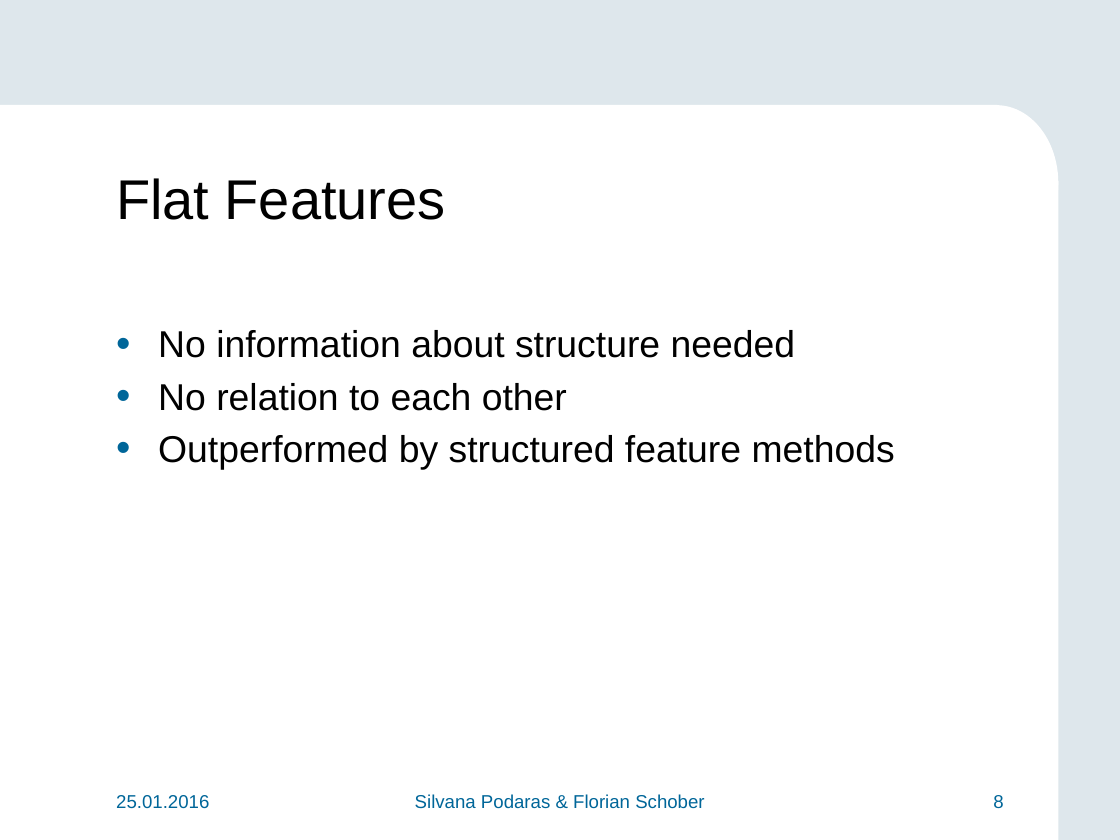
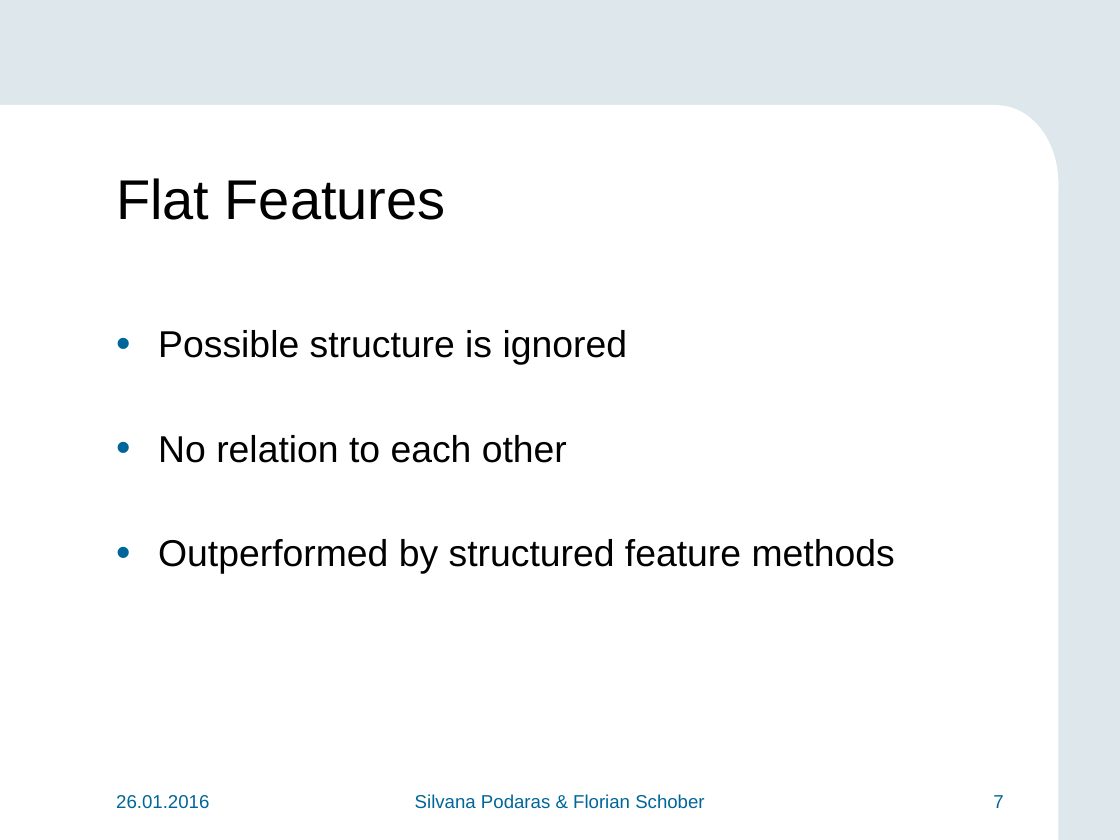
Before and after one commit to teretrus/VisSeminar, a slide deck: slide 7 of presentation/Presentation.pptx (slide 8 before the commit). Drawn at 1120x840 pixels with LibreOffice and Linux fonts; fonts in the diff are those of the drawing; background and template pictures are left out. Boxes give left, top, right and bottom in pixels: in the first picture for what was removed or moved away, otherwise in the second. Text is boxed around its words. In the diff, an @@ line names an element or a change of style, - is before the commit and + after.

```diff
--- a/presentation/Presentation.pptx
+++ b/presentation/Presentation.pptx
@@ text at [158, 330, 628, 365]: text changed @@
-• No information about structure needed
+• Possible structure is ignored
@@ text at [116, 795, 209, 809]: text changed @@
-25.01.2016
+26.01.2016
@@ page number at [993, 795, 1003, 808]: text changed @@
-8
+7
```
Also in this commit, not shown: 24 other slides changed, 8 slides added, 1 slide removed.
